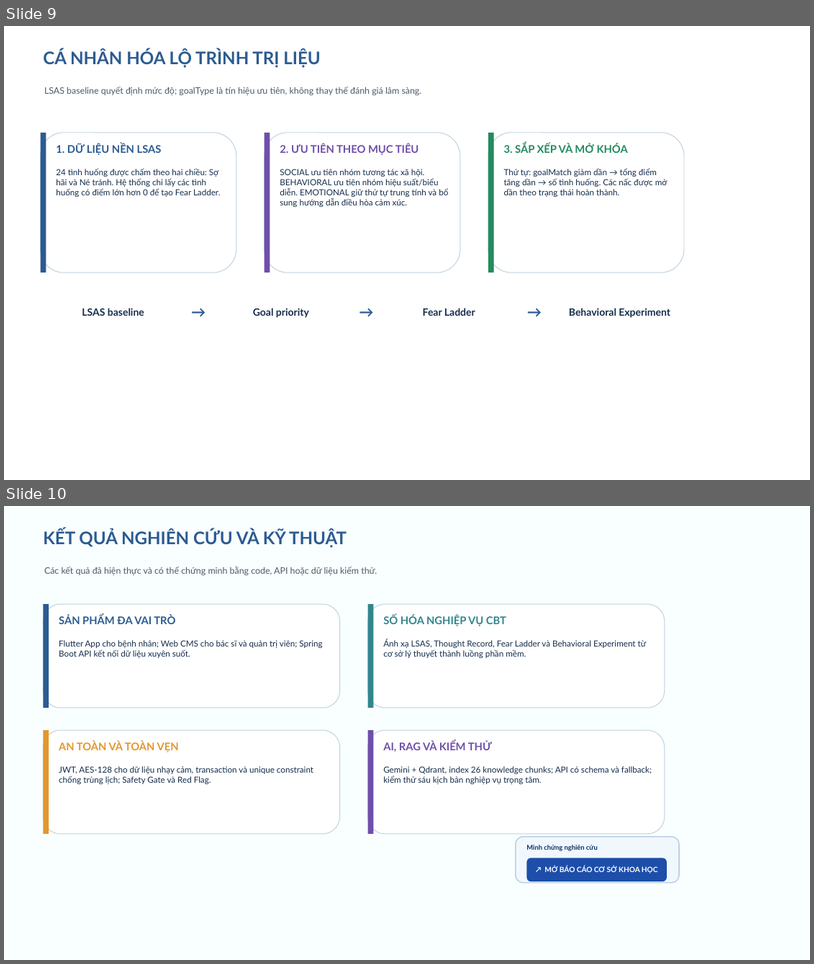
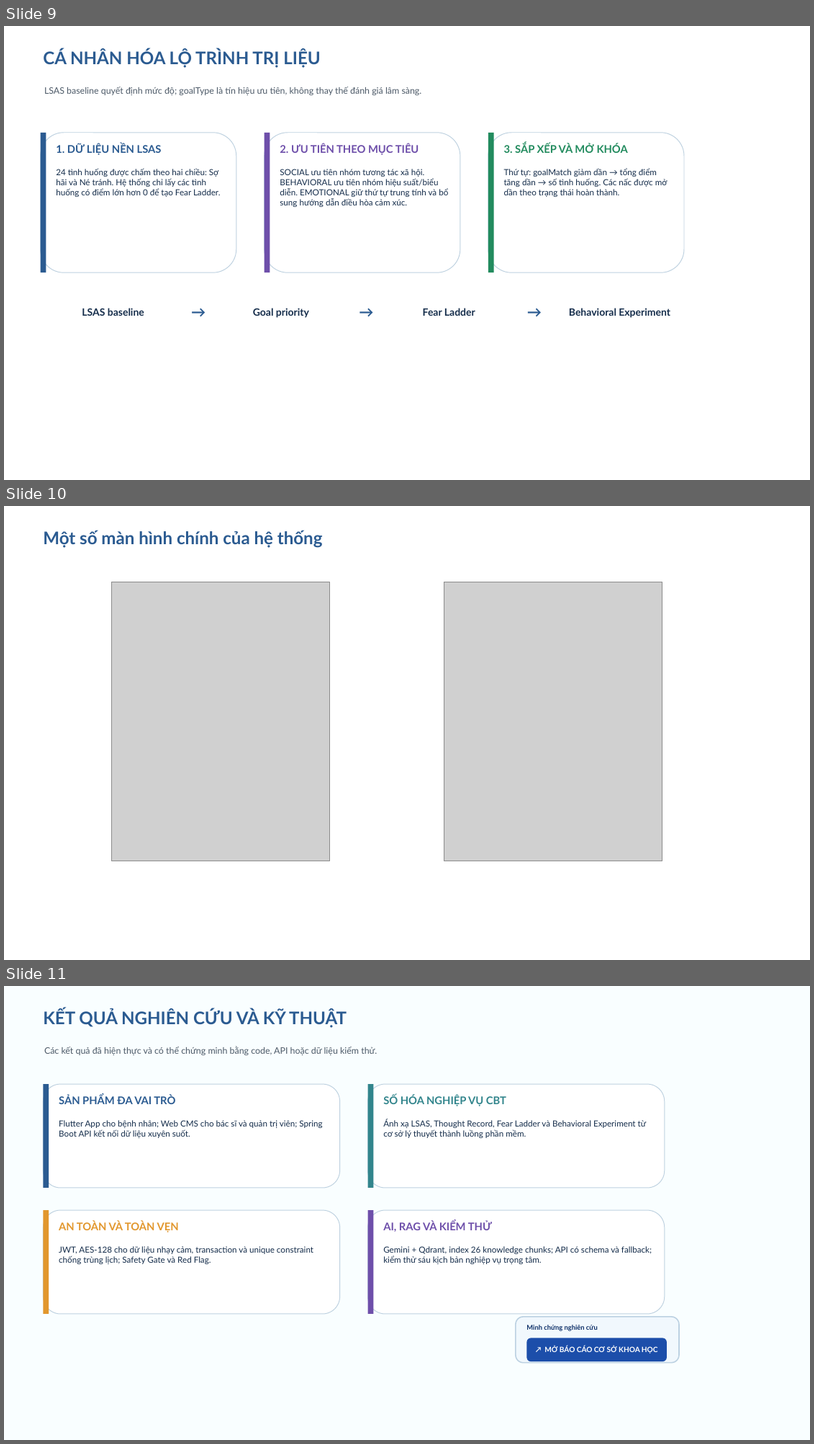
Before and after one commit to phuongtech24/do_an, a slide deck: deliverables/ReConnect_MindHealth_BaoCao_10Phut_HoanChinh.pptx. Shown one above the other, each under a label of ours: slides 9 and 10 before the commit, slides 9, 10 and 11 after it. The pictures are 814x964 and 814x1444 pixels, drawn with LibreOffice and Linux fonts; fonts in the diff are those of the drawing; grey boxes stand for pictures. Boxes give left, top, right and bottom in pixels: in the first picture for what was removed or moved away, otherwise in the second. Text is boxed around its words. In the diff, an @@ line names an element or a change of style, - is before the commit and + after.

```diff
--- a/deliverables/ReConnect_MindHealth_BaoCao_10Phut_HoanChinh.pptx
+++ b/deliverables/ReConnect_MindHealth_BaoCao_10Phut_HoanChinh.pptx
@@ slide 10 added at box(4, 506, 810, 960), background #FFFFFF @@
@@ text added at box(43, 530, 323, 548), 31 pt, text #2B5B91, bold @@
+Một số màn hình chính của hệ thống
@@ picture added at box(112, 582, 330, 861) @@
@@ picture added at box(445, 582, 663, 861) @@
@@ what was slide 10 is now slide 11 @@
```
Also in this commit, not shown: 6 other files.
